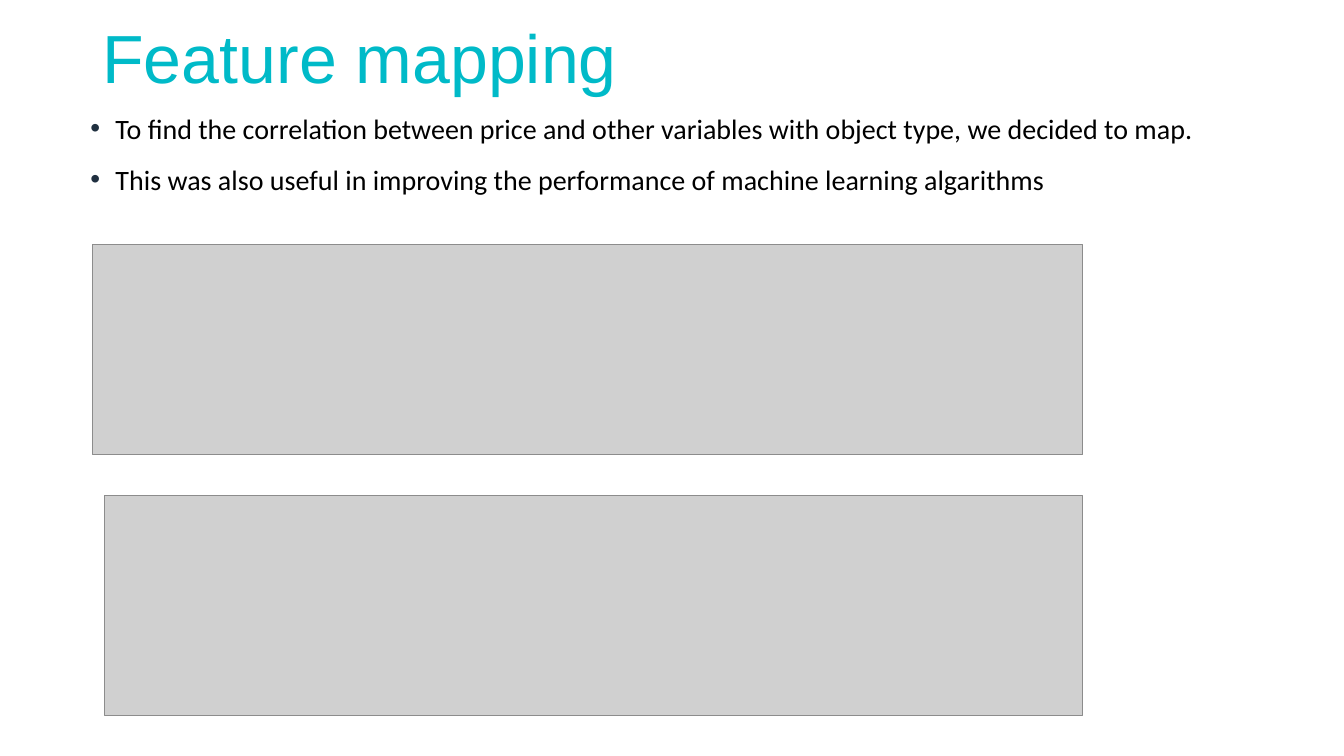
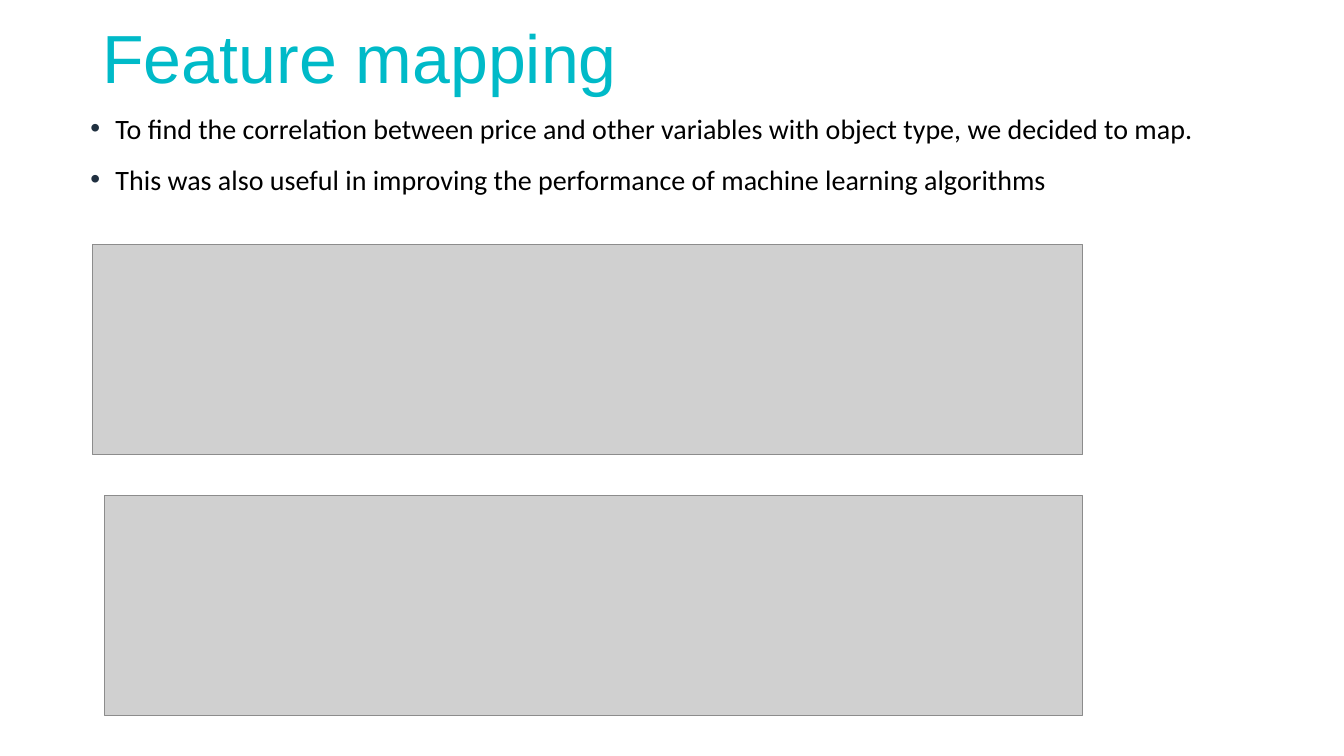
Before and after one commit to fbett5/Project-2_Group-3, a slide deck: slide 9 of AUTOMOBILE DATASET ANALYSIS AND PRICE PREDICTION-1.pptx. Drawn at 1344x756 pixels with LibreOffice and Linux fonts; fonts in the diff are those of the drawing; grey boxes stand for pictures. Boxes give left, top, right and bottom in pixels: in the first picture for what was removed or moved away, otherwise in the second. Text is boxed around its words. In the diff, an @@ line names an element or a change of style, - is before the commit and + after.

```diff
--- a/AUTOMOBILE DATASET ANALYSIS AND PRICE PREDICTION-1.pptx
+++ b/AUTOMOBILE DATASET ANALYSIS AND PRICE PREDICTION-1.pptx
@@ text at [115,170,1045,195]: text changed @@
-• This was also useful in improving the performance of machine learning algarithms
+• This was also useful in improving the performance of machine learning algorithms
```
Also in this commit, not shown: 3 other slides changed, 1 slide added.
